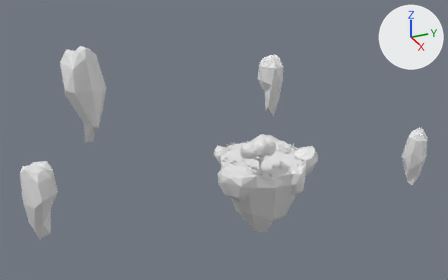
The Blender file exploration/levels/floating.blend: old version first, new version second.
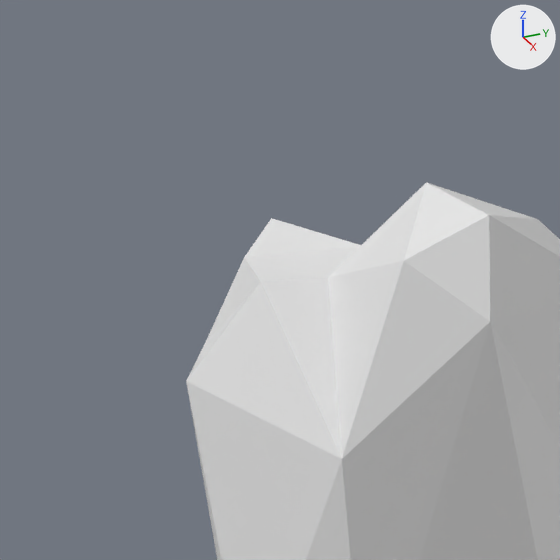
The first picture shows the older version from a 50 mm camera at (87.7, -46.9, 48.7) aimed at (-5.6, -4.9, 2.0). The close-ups show both versions on the part from 10% to 20% of the width and 11% to 28% of the height of that picture. Lighting does not change. The marker at upper right points along +X, +Y and +Z.

Names of what the first close-up shows: 'floatingisland'.
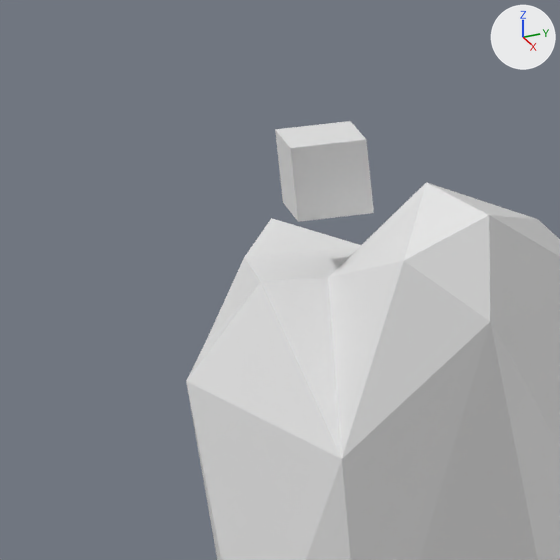
Location of each change, (x1, y1, x2, y2) in pixels of the close-ups (560 x 560 px):
'_spawn', moved (not visible before): after (275, 121, 374, 222)

What the commit changed:
Object '_spawn' (ob_spawn) moves from (0.0, 5.0, 0.6) to (-8.36, -29.81, 21.84).
